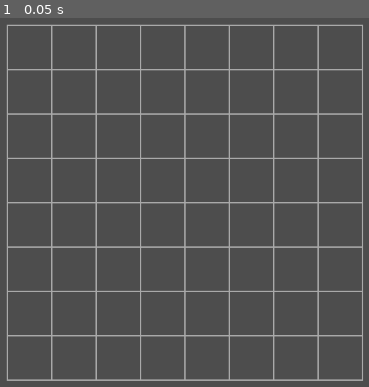
Above: before the commit, frame 1.
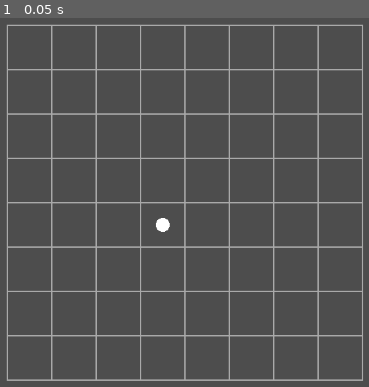
Above: after the commit, the same moment.

Repository: fehudma/godot_projects
Game: Godot game, scene res://Scenes/game.tscn
Two runs of this game, one before a commit and one after it. Both use one fixed random seed, a clock stepped at 60 frames per second and the inputs below.
Inputs:
- Up to frame 1 (0.05 s): no input

The runs differ from the first frame. In frame 1, 0.1% of the frame differs, in the area x 42-47%, y 54-58%.

Commit message:
tested grid

Diff:
--- a/Scenes/board.gd
+++ b/Scenes/board.gd
@@ -4,8 +4,16 @@
 const COLUMNS: int = 8
 const ROWS: int = 8
 const CELL_SIZE:int = 64
+const TEST_CELL := Vector2i(3, 4)
+#==========================HELPERS
+func grid_to_pixel(column: int, row: int) -> Vector2:
+	return Vector2(
+		column * CELL_SIZE + CELL_SIZE / 2.0,
+		row * CELL_SIZE + CELL_SIZE / 2.0
+	)
 
-#==========================HELPERS
+#==========================
+#“Where should the center of cell (column, row) be?”
 func _draw() -> void:
 	for column: int in range(COLUMNS):
 		for row: int in range(ROWS):
@@ -20,3 +28,27 @@
 			)
 
 			draw_rect(cell_rectangle, Color.DARK_GRAY, false, 2.0)
+
+	draw_circle(grid_to_pixel(TEST_CELL.x, TEST_CELL.y), 10.0, Color.WHITE)
+#
+func pixel_to_grid(pixel_position: Vector2) -> Vector2i:
+	return Vector2i(
+		floori(pixel_position.x / CELL_SIZE),
+		floori(pixel_position.y / CELL_SIZE)
+	)
+
+#
+func is_inside_board(grid_position: Vector2i) -> bool:
+	return (
+		grid_position.x >= 0
+		and grid_position.x < COLUMNS
+		and grid_position.y >= 0
+		and grid_position.y < ROWS
+	)
+
+#==========================INIT
+func _ready() -> void:
+	print(is_inside_board(Vector2i(0, 0)))
+	print(is_inside_board(Vector2i(7, 7)))
+	print(is_inside_board(Vector2i(8, 7)))
+	print(is_inside_board(Vector2i(-1, 0)))
